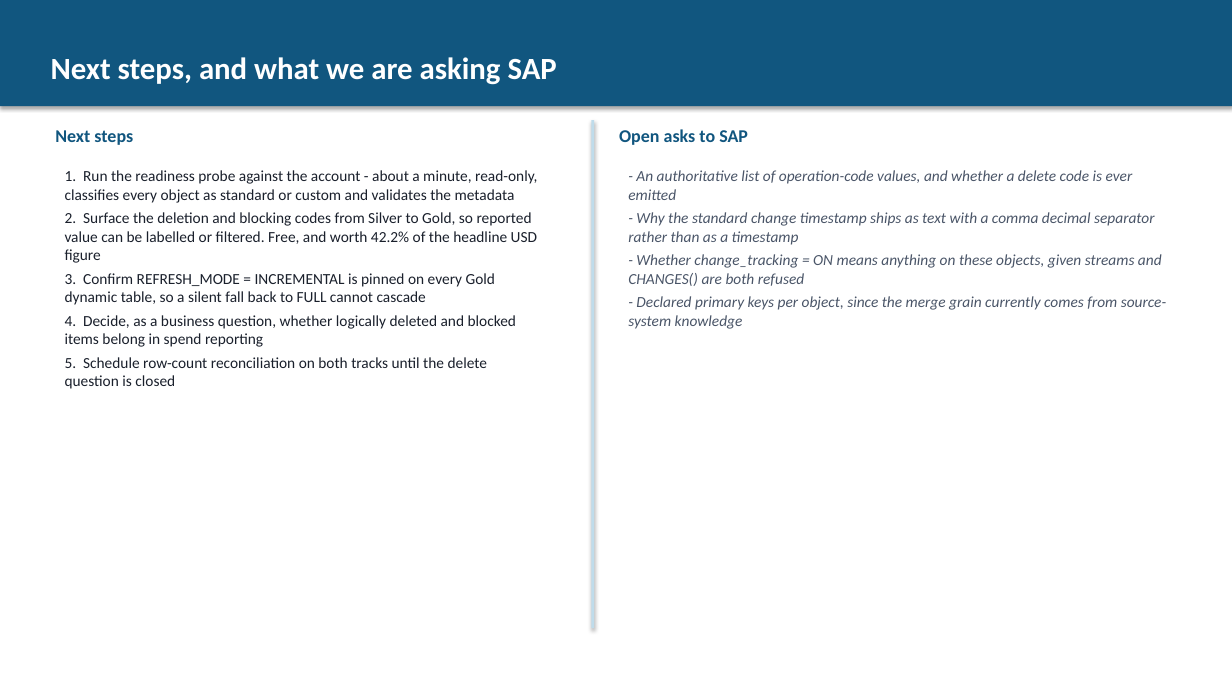
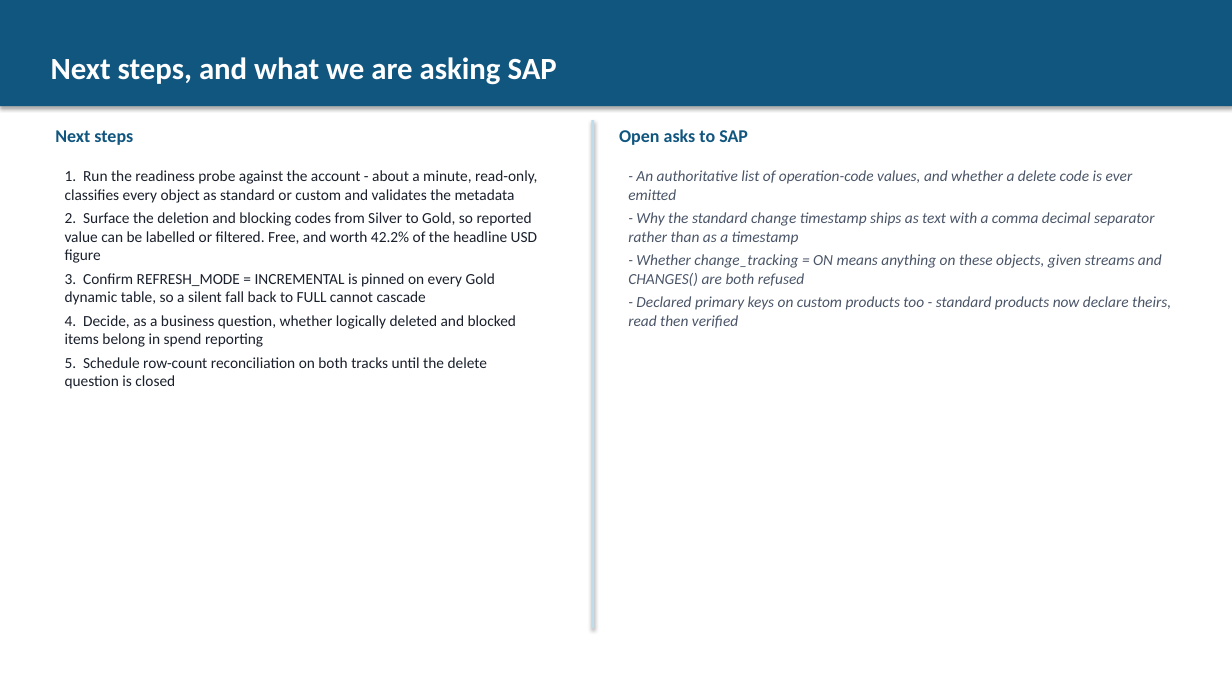
Before and after one commit to sfc-gh-dfreriks/sap-bdc-cdc, a slide deck: slide 11 of collateral/SAP_BDC_CDC_Executive_Overview.pptx. Drawn at 1232x693 pixels with LibreOffice and Linux fonts; fonts in the diff are those of the drawing. Boxes give left, top, right and bottom in pixels: in the first picture for what was removed or moved away, otherwise in the second. Text is boxed around its words. In the diff, an @@ line names an element or a change of style, - is before the commit and + after.

Commit message:
Read the merge key from the share now that standard products declare it
Since 2026-10-30 SAP BDC catalog-linked databases publish primary keys:
SHOW PRIMARY KEYS returns one row per key part with a SYS_CONSTRAINT name and
rely = true. On the reference account 54 of 55 objects across 8 of 9 shares
declare one; the exception is SAP_REFRESHDB_SHARE_V1, a custom product. The
repository was built on the premise that grain is not discoverable and has to
be hand-entered, which is now wrong for standard products and still right for
custom ones.

The probe gains keys.declared: per database, how many objects declare a key
and which do not, then COUNT(*) against COUNT(DISTINCT key parts) on every
declared key, with NULL-keyed rows counted separately because COUNT(DISTINCT)
skips them. Objects over 20M rows are skipped and noted. Objects that cannot
be described still count toward coverage, or the custom product would vanish
from the denominator. On dfreriksdemo: 54/55 declared, 48 tested unique, 6
empty - including customersalesareatax at 43,085/43,085 on six parts, where a
guessed four-part key once collapsed 39,462 rows to 14,017.

RELY is SAP's assertion, not a Snowflake constraint, so the SQL reads and then
verifies. 01 adds a DECLARED_KEY registry, KEY_SOURCE / KEY_STATUS on
WATERMARK (MERGE_KEY_COLUMNS now nullable, with an upgrade path), and two
procedures: SP_LOAD_DECLARED_KEYS fills keys from SHOW PRIMARY KEYS ordered by
key_sequence - the rows arrive unordered - and never overwrites a MANUAL key;
SP_VERIFY_MERGE_KEYS records UNIQUE or NOT UNIQUE. 04 marks its custom example
MANUAL; 05 registers without a key and documents how a verified key turns the
DELETE+INSERT pair from a stream on a dynamic table into U, D, I or a dropped
re-delivery by business-column hash.

Docs follow: the standard procedure reads and verifies instead of discovering,
custom products add the key to the ask, and the grain gap is downgraded with
RELY-not-enforced kept open. Collateral text updated and regenerated; page
counts unchanged and PDFs byte-identical across runs.

.... Generated with [Snowflake CoCo](https://docs.snowflake.com/en/user-guide/cortex-code/cortex-code)

```diff
--- a/collateral/SAP_BDC_CDC_Executive_Overview.pptx
+++ b/collateral/SAP_BDC_CDC_Executive_Overview.pptx
@@ text at (628, 296, 1171, 328): text changed @@
-- Declared primary keys per object, since the merge grain currently comes from source-system knowledge
+- Declared primary keys on custom products too - standard products now declare theirs, read then verified
```
Also in this commit, not shown: 15 other files.
